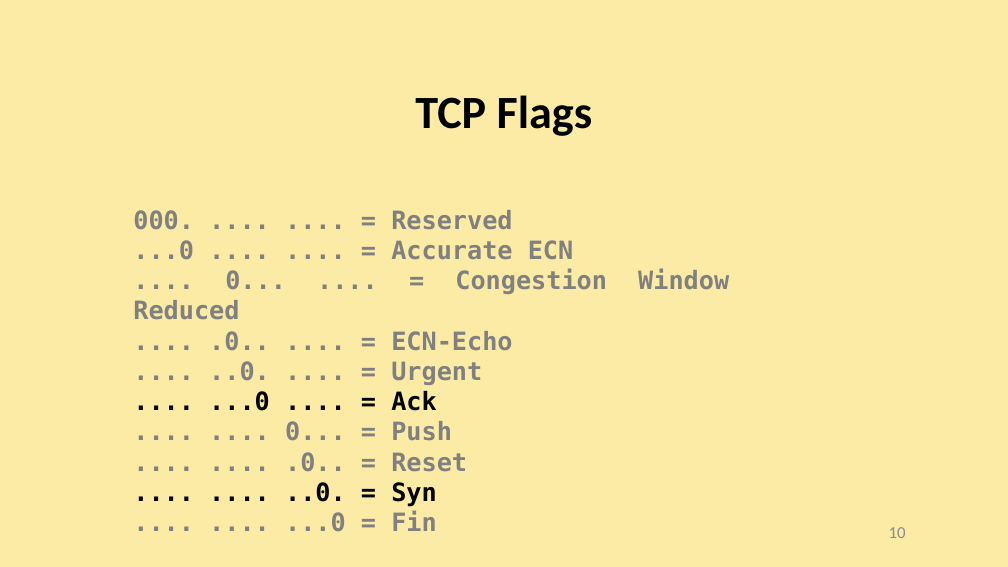
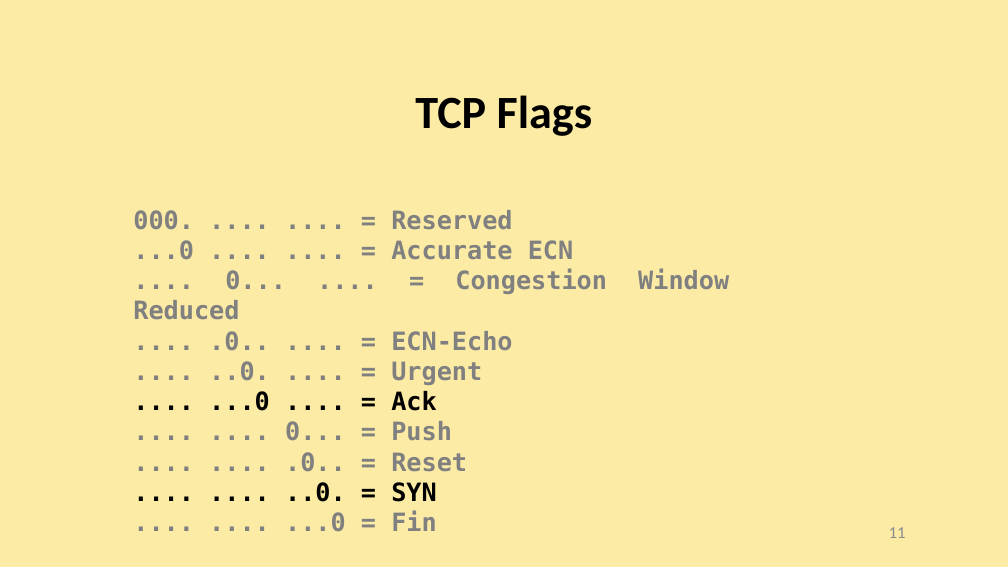
Before and after one commit to AliGhaffarian/university_thingies, a slide deck: slide 11 of research_and_presentation/Transport Layer, TCP and Floods/presentation_slides/Transport Layer, TCP and Floods.pptx (slide 10 before the commit). Drawn at 1008x567 pixels with LibreOffice and Linux fonts; fonts in the diff are those of the drawing. Boxes give left, top, right and bottom in pixels: in the first picture for what was removed or moved away, otherwise in the second. Text is boxed around its words. In the diff, an @@ line names an element or a change of style, - is before the commit and + after.

```diff
--- a/research_and_presentation/Transport Layer, TCP and Floods/presentation_slides/Transport Layer, TCP and Floods.pptx
+++ b/research_and_presentation/Transport Layer, TCP and Floods/presentation_slides/Transport Layer, TCP and Floods.pptx
@@ text at bbox=[285, 482, 437, 502]: text changed @@
-.... .... ..0. = Syn
+.... .... ..0. = SYN
@@ page number at bbox=[889, 527, 906, 538]: text changed @@
-10
+11
```
Also in this commit, not shown: 6 other slides changed, 1 other file.
